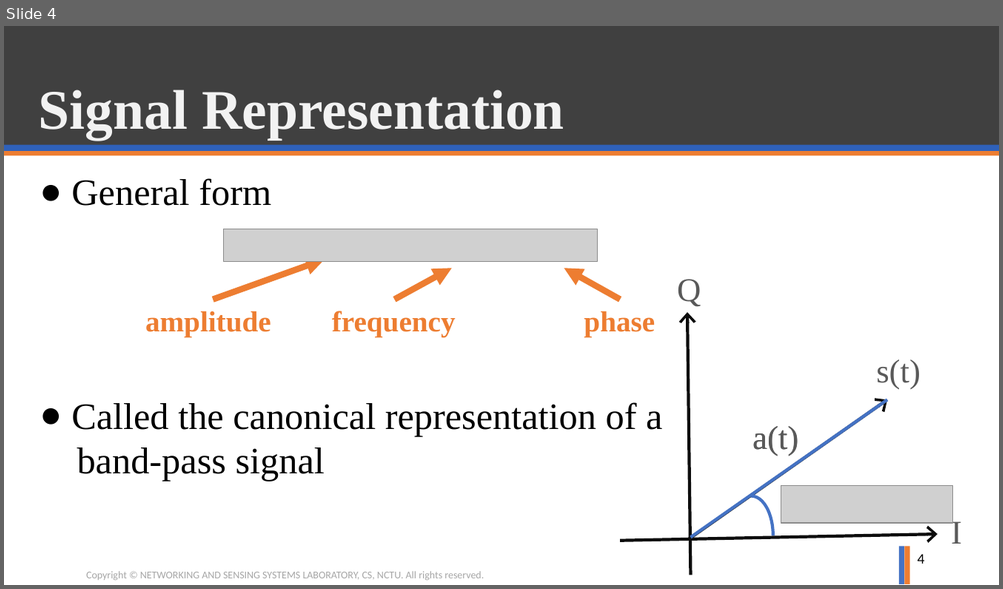
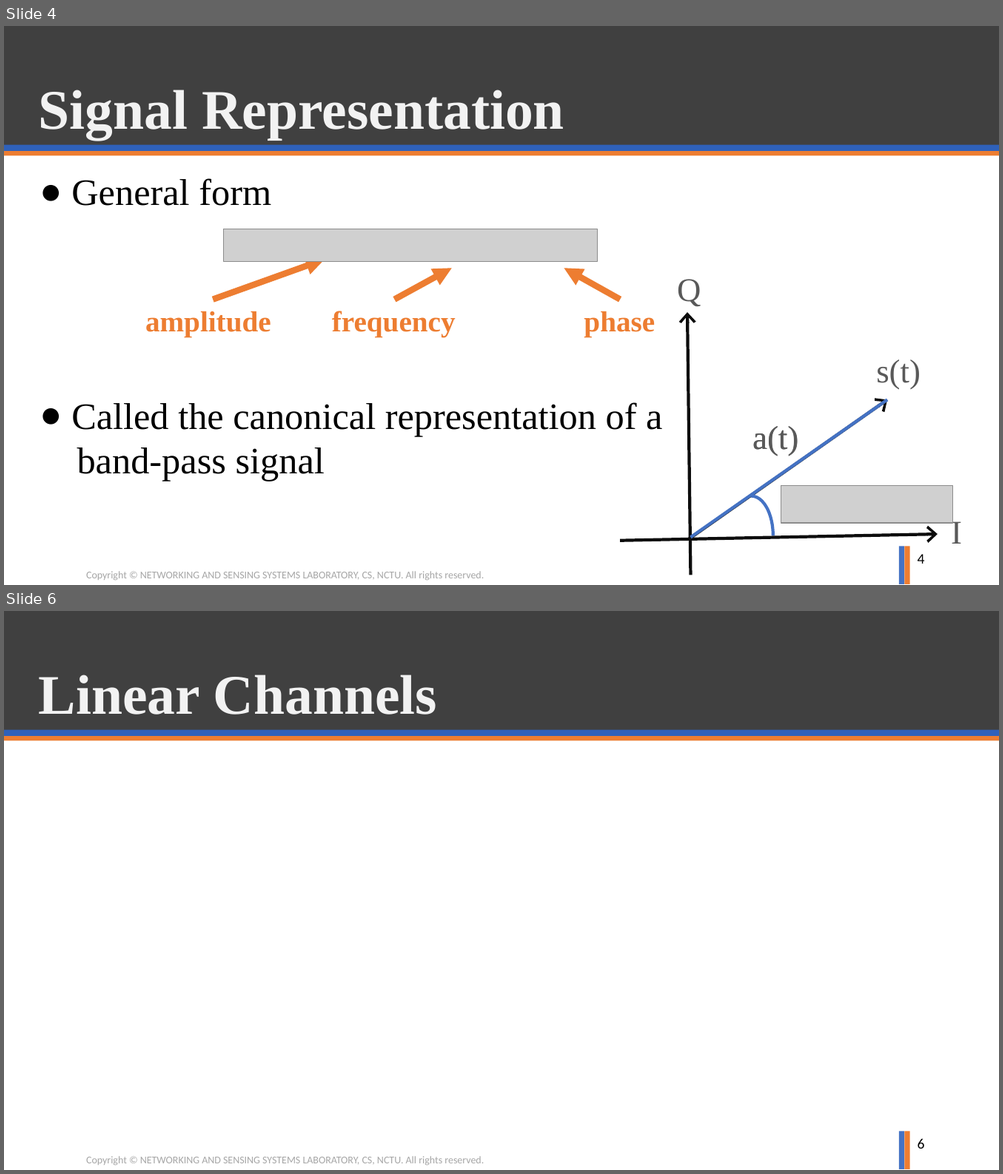
Before and after one commit to ghostkingwilly/Signal_Training_Freshman, a slide deck: Freshman_Training.pptx. Shown one above the other, each under a label of ours: slide 4 before the commit, slides 4 and 6 after it; the slides between them are not shown. The pictures are 1003x589 and 1003x1174 pixels, drawn with LibreOffice and Linux fonts; fonts in the diff are those of the drawing; grey boxes stand for pictures; background and template pictures are left out. Boxes give left, top, right and bottom in pixels: in the first picture for what was removed or moved away, otherwise in the second. Text is boxed around its words. In the diff, an @@ line names an element or a change of style, - is before the commit and + after.

Commit message:
Channel update

```diff
--- a/Freshman_Training.pptx
+++ b/Freshman_Training.pptx
@@ slide 6 added at bbox=[4, 611, 999, 1170], background #FFFFFF; not listed: 6 template elements that a slide beside it also shows @@
@@ title added at bbox=[39, 675, 437, 715], 54 pt, text #F2F2F2, bold @@
+Linear Channels
@@ page number added at bbox=[917, 1139, 925, 1149], 14 pt, text #000000 @@
+6
```
Also in this commit, not shown: 4 other slides added, 1 slide removed.
